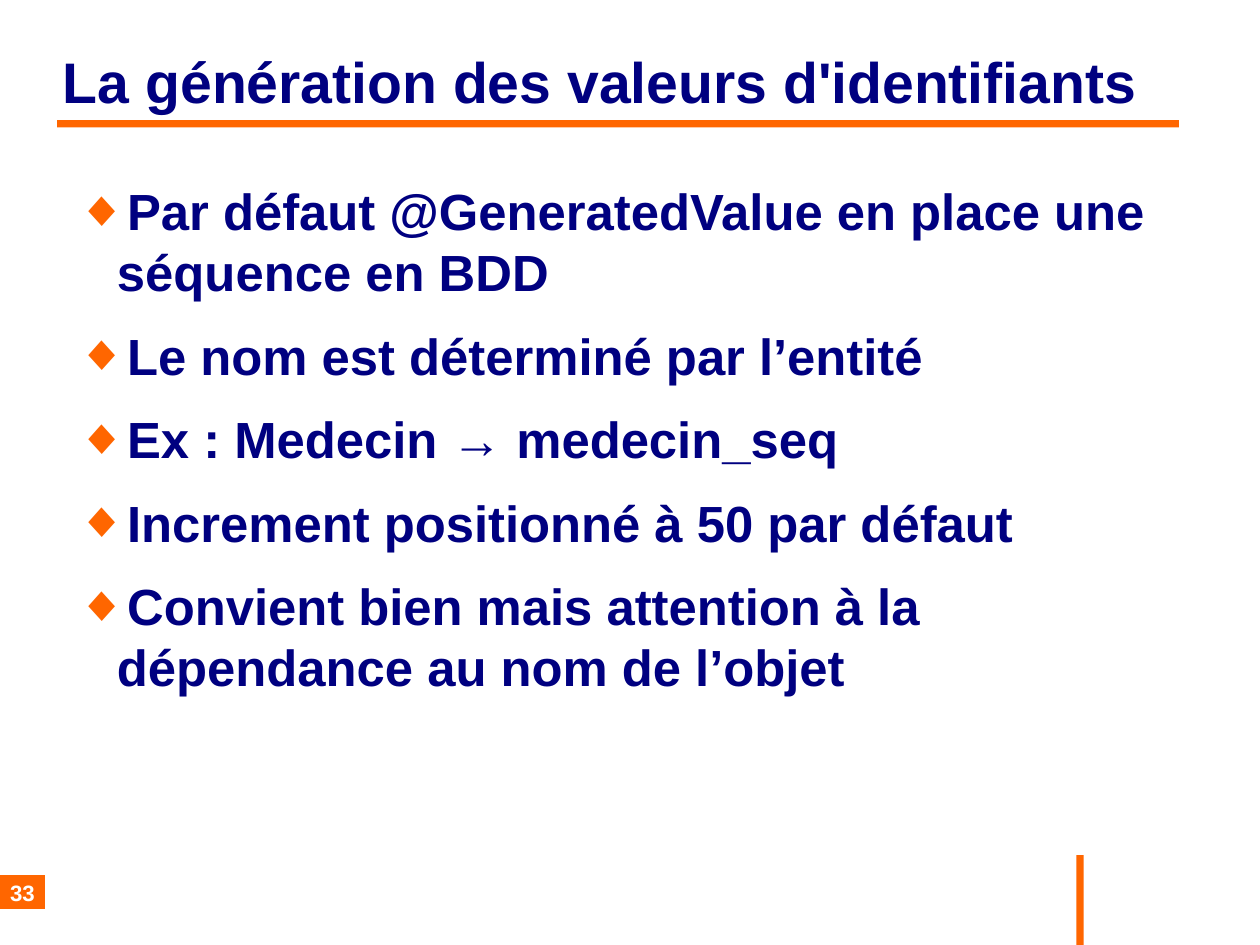
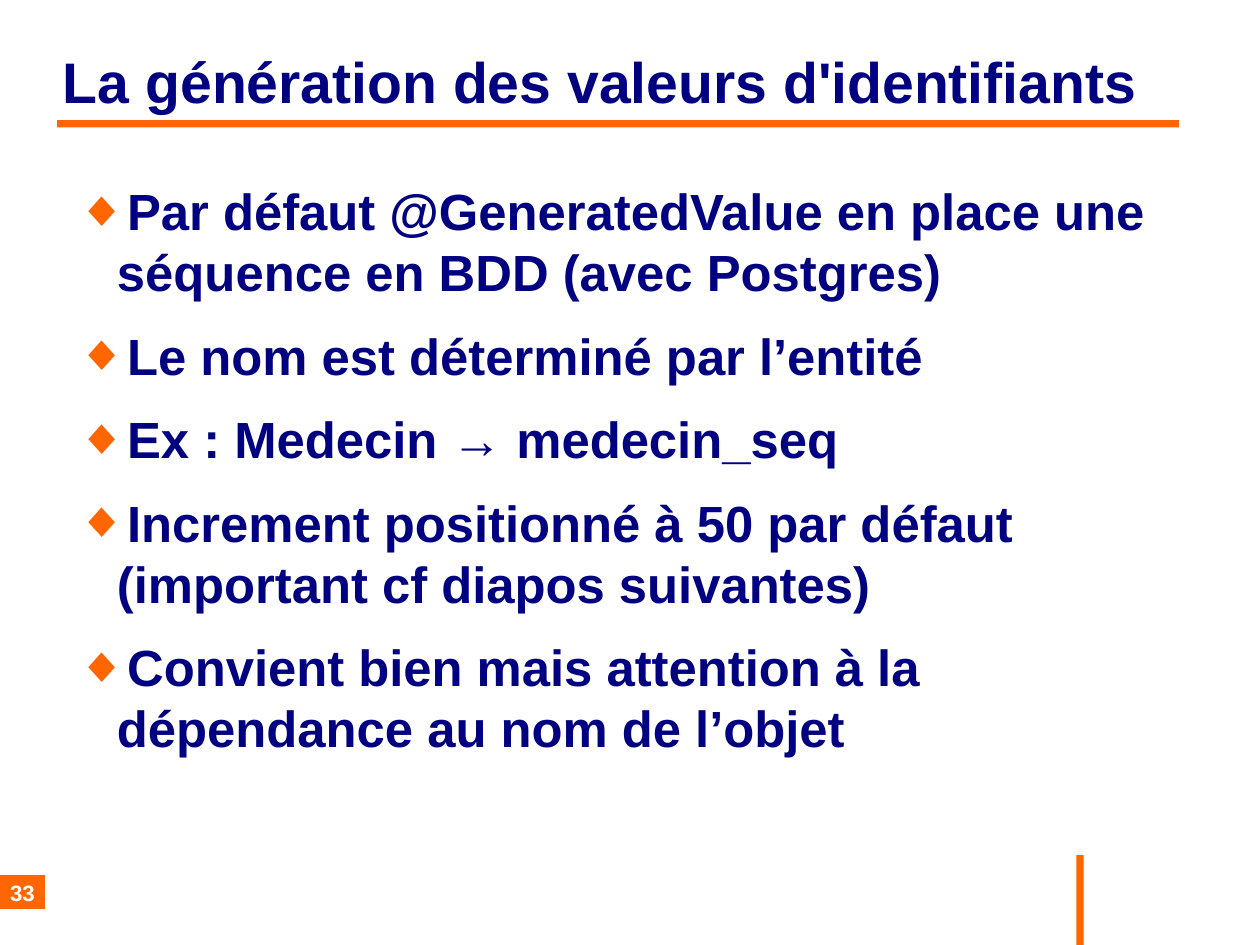
Before and after one commit to philphils/formation-hibernate-basique, a slide deck: slide 33 of Documentation/diapo_formation_hibernate.odp. Drawn at 1260x945 pixels with LibreOffice and Linux fonts; fonts in the diff are those of the drawing; background and template pictures are left out. Boxes give left, top, right and bottom in pixels: in the first picture for what was removed or moved away, otherwise in the second. Text is boxed around its words. In the diff, an @@ line names an element or a change of style, - is before the commit and + after.

Commit message:
precision @generatedValue

```diff
--- a/Documentation/diapo_formation_hibernate.odp
+++ b/Documentation/diapo_formation_hibernate.odp
@@ text at [117,192,1144,302]: text changed @@
-◆ Par défaut @GeneratedValue en place une séquence en BDD
+◆ Par défaut @GeneratedValue en place une séquence en BDD (avec Postgres)
@@ text at [117,504,1012,613]: text changed @@
-◆ Increment positionné à 50 par défaut
+◆ Increment positionné à 50 par défaut (important cf diapos suivantes)
```
